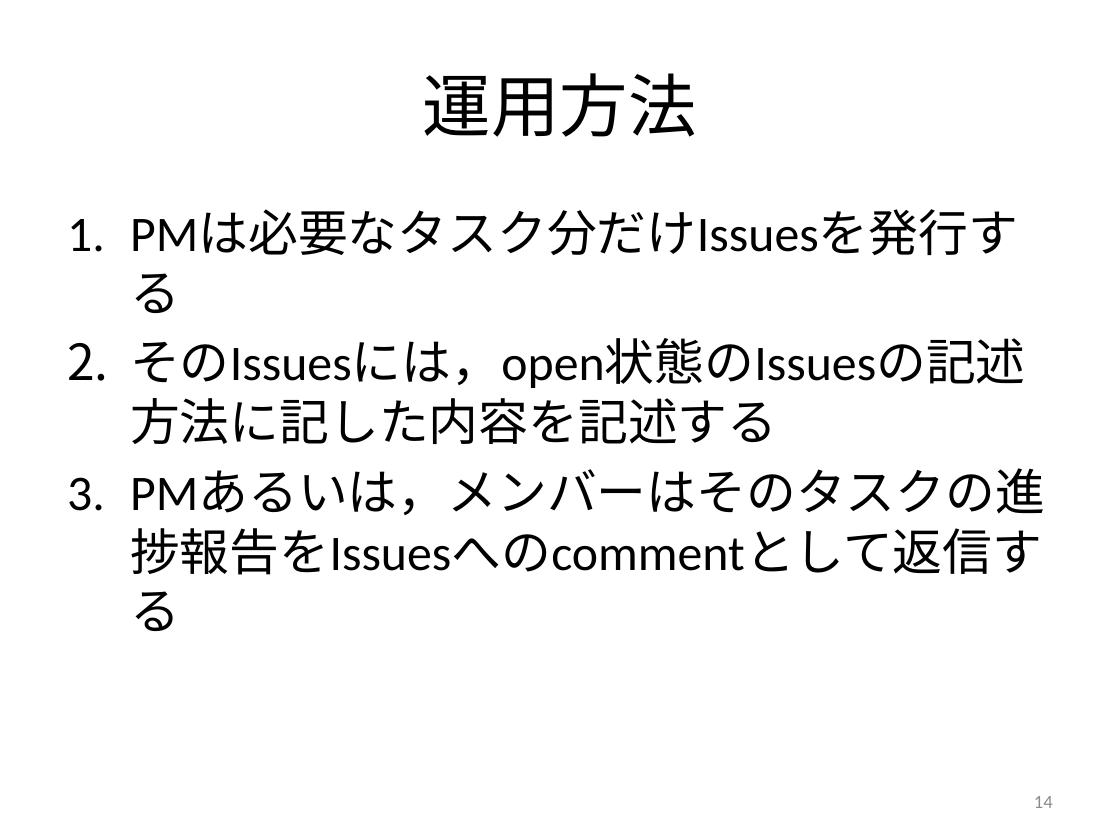
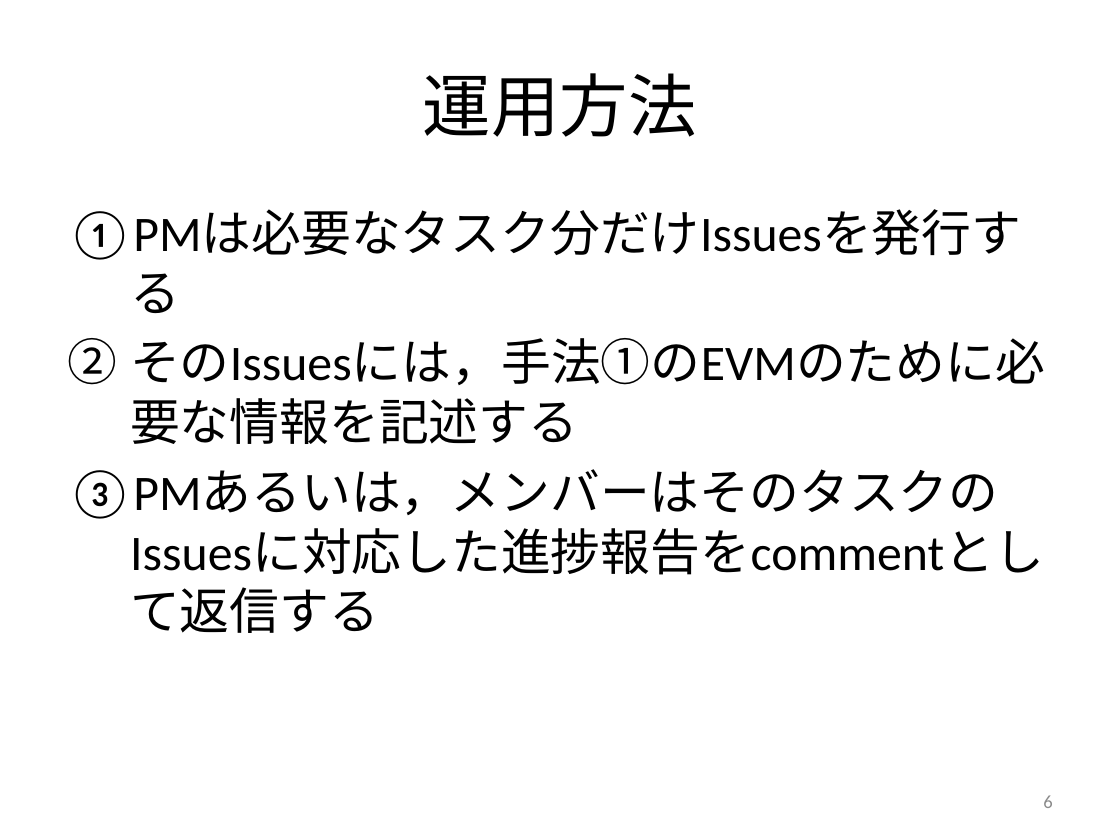
Before and after one commit to keimatsui/kadai, a slide deck: slide 6 of 卒業論文/2012/工藤亮/卒論発表（工藤）.pptx (slide 14 before the commit). Drawn at 1120x840 pixels with LibreOffice and Linux fonts; fonts in the diff are those of the drawing. Boxes give left, top, right and bottom in pixels: in the first picture for what was removed or moved away, otherwise in the second. Text is boxed around its words. In the diff, an @@ line names an element or a change of style, - is before the commit and + after.

```diff
--- a/卒業論文/2012/工藤亮/卒論発表（工藤）.pptx
+++ b/卒業論文/2012/工藤亮/卒論発表（工藤）.pptx
@@ text "PMは必要なタスク分だけIssuesを発行する" at [67, 338, 1045, 519]: bullet 1. to circleNumDbPlain @@
@@ text at [67, 338, 1045, 519]: text changed @@
-2. そのIssuesには，open状態のIssuesの記述方法に記した内容を記述する
-3. PMあるいは，メンバーはそのタスクの進捗報告をIssuesへのcommentとして返信する
+2. そのIssuesには，手法①のEVMのために必要な情報を記述する
+3. PMあるいは，メンバーはそのタスクのIssuesに対応した進捗報告をcommentとして返信する
@@ page number at [1043, 795, 1052, 808]: text changed @@
-14
+6
```
Also in this commit, not shown: 14 other slides changed, 3 slides added, 3 slides removed.
